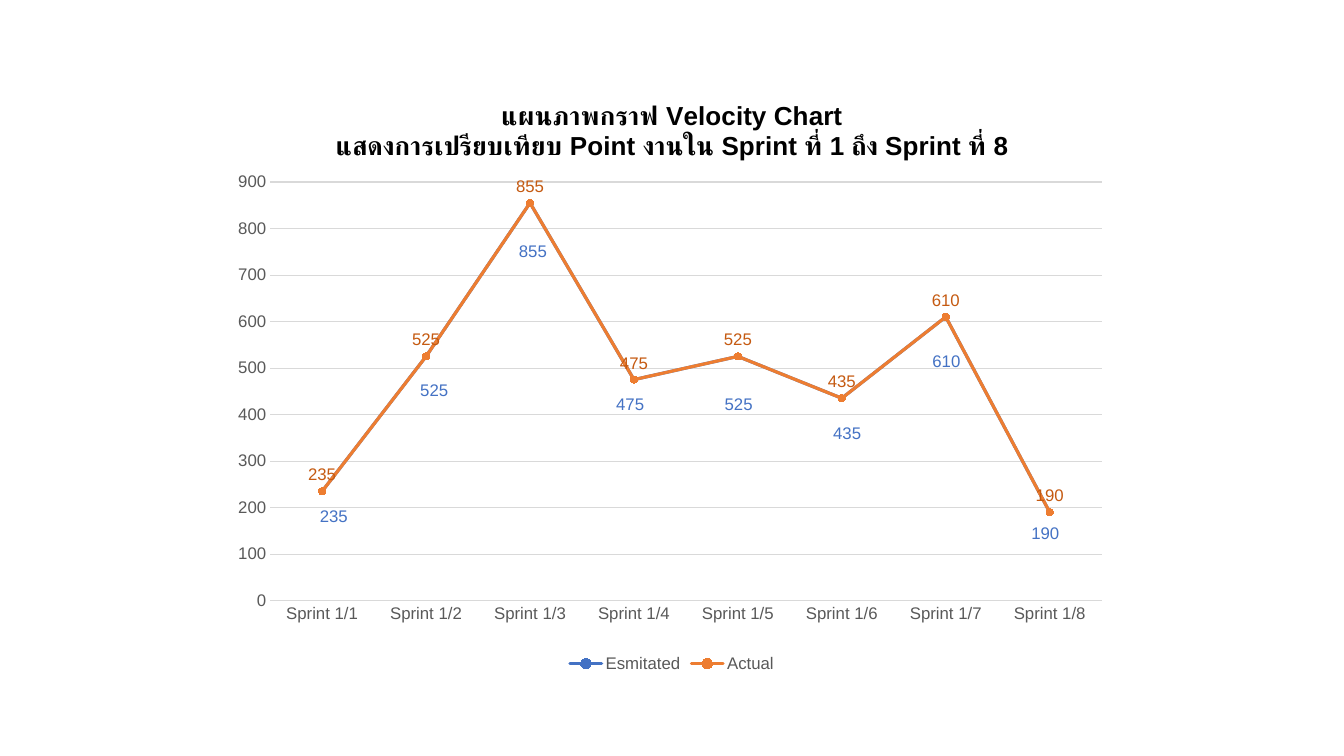
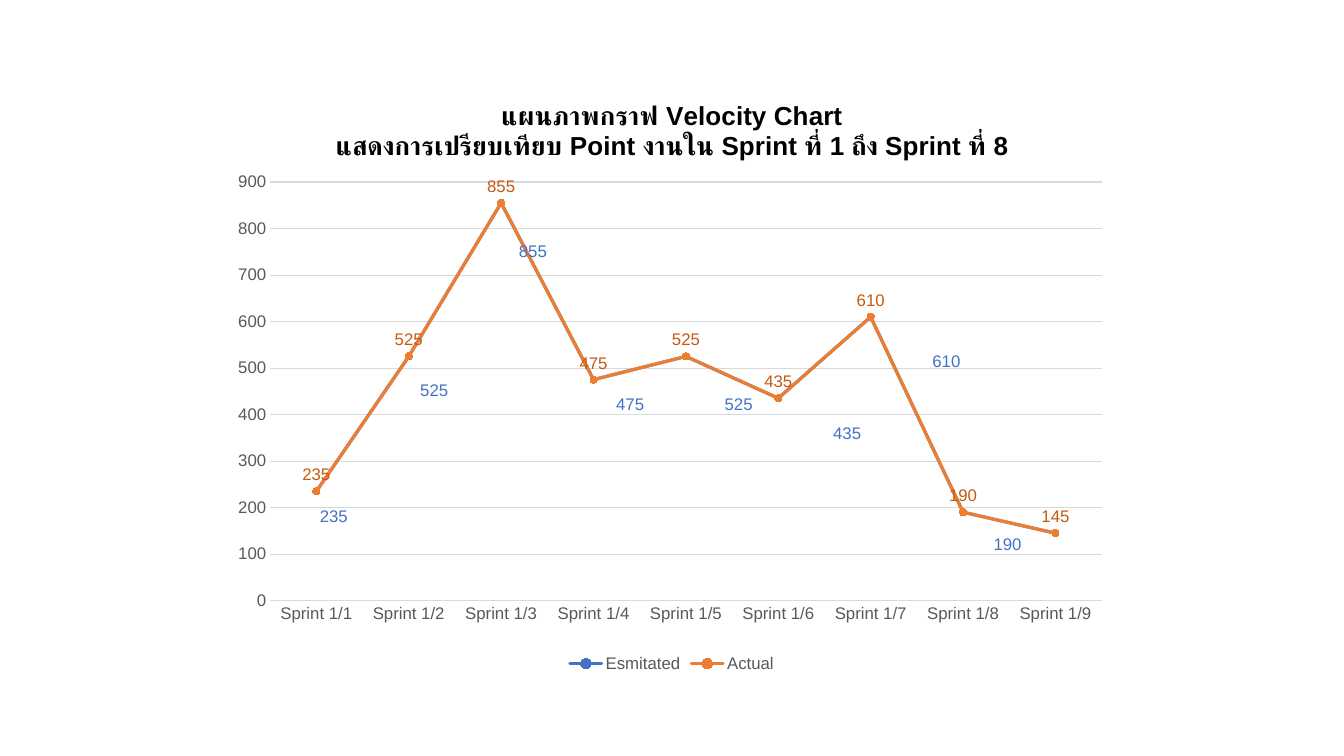
Before and after one commit to wirat0155/team4, a slide deck: slide 2 of Burndown & Velocity/V1.9.1 [2021-08-23] Burndown Velocity Sprint 1-7.pptx. Drawn at 1344x756 pixels with LibreOffice and Linux fonts; fonts in the diff are those of the drawing. Boxes give left, top, right and bottom in pixels: in the first picture for what was removed or moved away, otherwise in the second. Text is boxed around its words. In the diff, an @@ line names an element or a change of style, - is before the commit and + after.

```diff
--- a/Burndown & Velocity/V1.9.1 [2021-08-23] Burndown Velocity Sprint 1-7.pptx
+++ b/Burndown & Velocity/V1.9.1 [2021-08-23] Burndown Velocity Sprint 1-7.pptx
@@ line chart at (x1=224, y1=80, x2=1120, y2=678) @@
-categories: Sprint 1/1, Sprint 1/2, Sprint 1/3, Sprint 1/4, Sprint 1/5, Sprint 1/6, Sprint 1/7, Sprint 1/8
+categories: Sprint 1/1, Sprint 1/2, Sprint 1/3, Sprint 1/4, Sprint 1/5, Sprint 1/6, Sprint 1/7, Sprint 1/8, Sprint 1/9
-Esmitated: 240, 520, 860, 480, 520, 440, 610, 190
+Esmitated: 240, 520, 860, 480, 520, 440, 610, 190, 140
-Actual: 235, 525, 855, 475, 525, 435, 610, 190
+Actual: 235, 525, 855, 475, 525, 435, 610, 190, 145
@@ text "190" moved from (x1=1031, y1=527, x2=1059, y2=539) to (x1=994, y1=538, x2=1022, y2=550) @@
```
Also in this commit, not shown: 1 other file.
